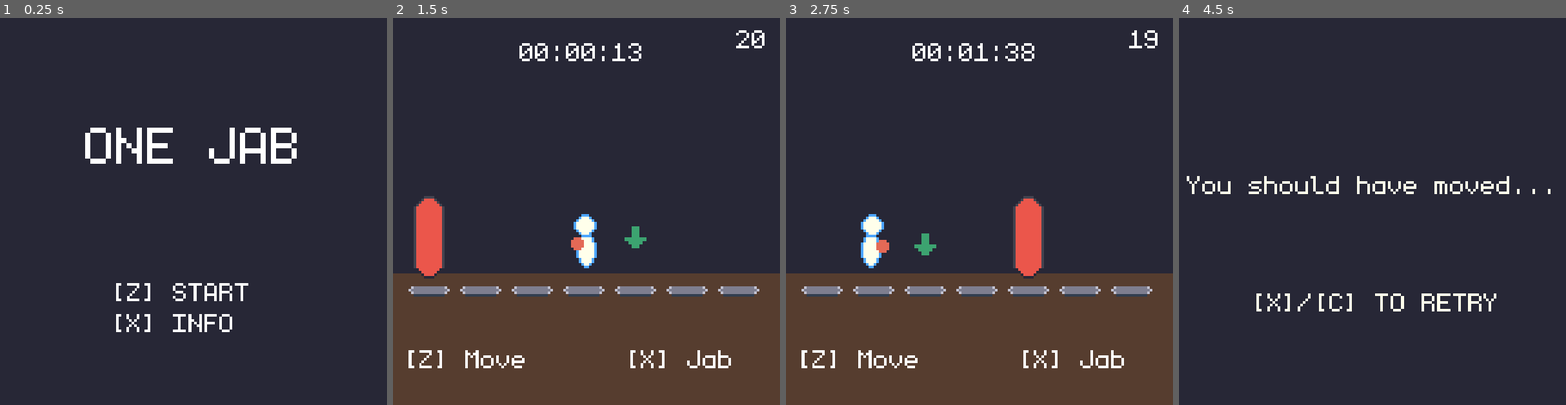
Above: before the commit, frames 1-4 (left to right).
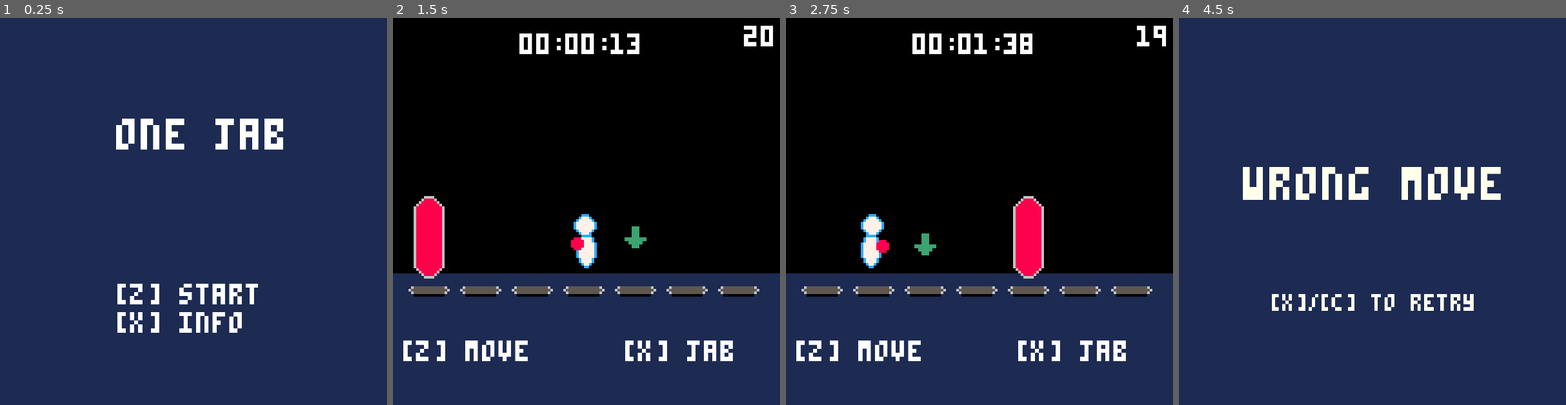
Above: after the commit, the same moments.

Repository: sugarvoid/one-jab
Game: Godot game, scene res://game/scenes/game.tscn
Same seed, same stepped clock (60 frames per second), same inputs: the game is played once before the commit and once after it.
Inputs:
- Up to frame 1 (0.25 s): no input
- Up to frame 2 (1.5 s): tap Enter at 0.5 s; hold Z (move) 0.53-1.28 s; tap X (poke) at 0.8, 1.35 s; tap Space at 1.25 s
- Up to frame 3 (2.75 s): tap Z (move) at 1.55 s; hold Z (move) from 2.03 s (still down); tap X (poke) at 2.3 s
- Up to frame 4 (4.5 s): release Z (move) at 2.78 s; tap X (poke) at 2.85, 3.8, 4.35 s; tap Z (move) at 3.05 s; hold Z (move) 3.53-4.28 s

The runs differ from the first frame. In frame 1, 99% of the frame differs, in the area x 0-100%, y 0-100%; in frame 2, 99%; in frame 3, 99%; in frame 4, 99%.

Commit message:
Change theme to pico8

Diff:
--- a/game/scenes/game.tscn
+++ b/game/scenes/game.tscn
@@ -1,6 +1,7 @@
-[gd_scene load_steps=32 format=3 uid="uid://dk7hulw0lliyx"]
+[gd_scene load_steps=33 format=3 uid="uid://dk7hulw0lliyx"]
 
 [ext_resource type="Script" path="res://game/scripts/game.gd" id="1_4mk70"]
+[ext_resource type="FontFile" uid="uid://tist4tiy7dny" path="res://game/asset/PICO-8.ttf" id="2_bfbr2"]
 [ext_resource type="FontFile" uid="uid://cnvt8vlhoyj1d" path="res://game/asset/monogram.ttf" id="2_phegq"]
 [ext_resource type="Texture2D" uid="uid://c5mg85mfs4atw" path="res://game/asset/floor_spot.png" id="3_jdgb7"]
 [ext_resource type="Texture2D" uid="uid://ctcqwbxebrbuk" path="res://game/asset/punchbag.png" id="4_b7bkk"]
@@ -177,37 +178,42 @@
 script = ExtResource("1_4mk70")
 
 [node name="StartScreen" type="Node2D" parent="."]
+visible = false
 
 [node name="ColorRect" type="ColorRect" parent="StartScreen"]
 offset_right = 155.0
 offset_bottom = 156.0
-color = Color(0.152941, 0.152941, 0.211765, 1)
+color = Color(0.113725, 0.168627, 0.32549, 1)
 
 [node name="Label4" type="Label" parent="StartScreen"]
-offset_top = 35.0
-offset_right = 150.0
-offset_bottom = 68.0
-theme_override_fonts/font = ExtResource("2_phegq")
-theme_override_font_sizes/font_size = 32
-text = "ONE JAB"
+offset_left = 41.0
+offset_top = 39.0
+offset_right = 193.0
+offset_bottom = 72.0
+scale = Vector2(0.5, 0.5)
+theme_override_fonts/font = ExtResource("2_bfbr2")
+theme_override_font_sizes/font_size = 24
+text = "one jab"
 horizontal_alignment = 1
 
 [node name="Label8" type="Label" parent="StartScreen"]
-offset_left = -5.0
-offset_top = 99.0
-offset_right = 145.0
-offset_bottom = 116.0
-theme_override_fonts/font = ExtResource("2_phegq")
-text = "[Z] START"
+offset_left = 36.0
+offset_top = 103.0
+offset_right = 186.0
+offset_bottom = 120.0
+scale = Vector2(0.5, 0.5)
+theme_override_fonts/font = ExtResource("2_bfbr2")
+text = "[Z] start"
 horizontal_alignment = 1
 
 [node name="Label9" type="Label" parent="StartScreen"]
-offset_left = -8.0
-offset_top = 111.0
-offset_right = 142.0
-offset_bottom = 128.0
-theme_override_fonts/font = ExtResource("2_phegq")
-text = "[X] INFO"
+offset_left = 33.0
+offset_top = 114.0
+offset_right = 183.0
+offset_bottom = 131.0
+scale = Vector2(0.5, 0.5)
+theme_override_fonts/font = ExtResource("2_bfbr2")
+text = "[x] info"
 horizontal_alignment = 1
 
 [node name="Info" type="Node2D" parent="StartScreen"]
@@ -216,7 +222,7 @@
 [node name="ColorRect" type="ColorRect" parent="StartScreen/Info"]
 offset_right = 155.0
 offset_bottom = 156.0
-color = Color(0.152941, 0.152941, 0.211765, 1)
+color = Color(0.113725, 0.168627, 0.32549, 1)
 
 [node name="Label8" type="Label" parent="StartScreen/Info"]
 offset_left = 20.0
@@ -253,14 +259,14 @@
 offset_top = 99.0
 offset_right = 156.0
 offset_bottom = 152.0
-color = Color(0.337255, 0.239216, 0.184314, 1)
+color = Color(0.113725, 0.168627, 0.32549, 1)
 
 [node name="ColorRect2" type="ColorRect" parent="PlayScreen"]
 offset_left = -6.0
 offset_top = -5.0
 offset_right = 166.0
 offset_bottom = 99.0
-color = Color(0.152941, 0.152941, 0.211765, 1)
+color = Color(0, 0, 0, 1)
 
 [node name="Sprite2D" type="Sprite2D" parent="PlayScreen"]
 position = Vector2(14, 106)
@@ -295,8 +301,9 @@
 offset_top = -1.0
 offset_right = 145.0
 offset_bottom = 16.0
+scale = Vector2(0.5, 0.5)
 pivot_offset = Vector2(5.725, 8.385)
-theme_override_fonts/font = ExtResource("2_phegq")
+theme_override_fonts/font = ExtResource("2_bfbr2")
 text = "50"
 horizontal_alignment = 1
 vertical_alignment = 1
@@ -311,15 +318,17 @@
 offset_top = 125.0
 offset_right = 52.0
 offset_bottom = 138.0
-theme_override_fonts/font = ExtResource("2_phegq")
-text = "[Z] Move"
+scale = Vector2(0.5, 0.5)
+theme_override_fonts/font = ExtResource("2_bfbr2")
+text = "[Z] move"
 
 [node name="LblTime" type="Label" parent="PlayScreen"]
 offset_left = 49.0
 offset_top = 6.0
 offset_right = 97.0
 offset_bottom = 19.0
-theme_override_fonts/font = ExtResource("2_phegq")
+scale = Vector2(0.5, 0.5)
+theme_override_fonts/font = ExtResource("2_bfbr2")
 text = "00:00:00"
 
 [node name="Label9" type="Label" parent="PlayScreen"]
@@ -327,8 +336,9 @@
 offset_top = 125.0
 offset_right = 140.0
 offset_bottom = 142.0
-theme_override_fonts/font = ExtResource("2_phegq")
-text = "[X] Jab"
+scale = Vector2(0.5, 0.5)
+theme_override_fonts/font = ExtResource("2_bfbr2")
+text = "[x] jab"
 
 [node name="Player" type="AnimatedSprite2D" parent="PlayScreen"]
 position = Vector2(32, 88)
@@ -355,29 +365,30 @@
 script = ExtResource("8_wx1cf")
 
 [node name="GameOver" type="Node2D" parent="."]
-visible = false
 
 [node name="ColorRect" type="ColorRect" parent="GameOver"]
 offset_right = 156.0
 offset_bottom = 153.0
-color = Color(0.152941, 0.152941, 0.211765, 1)
+color = Color(0.113725, 0.168627, 0.32549, 1)
 
 [node name="Label8" type="Label" parent="GameOver"]
-offset_left = 28.0
-offset_top = 103.0
-offset_right = 124.0
-offset_bottom = 120.0
+offset_left = 36.0
+offset_top = 107.0
+offset_right = 235.0
+offset_bottom = 124.0
+scale = Vector2(0.4, 0.4)
 theme_override_colors/font_color = Color(1, 1, 0.921569, 1)
-theme_override_fonts/font = ExtResource("2_phegq")
-text = "[X]/[C] TO RETRY"
+theme_override_fonts/font = ExtResource("2_bfbr2")
+text = "[x]/[c] to retry"
 
 [node name="LblTime" type="Label" parent="GameOver"]
-offset_top = 30.0
-offset_right = 300.0
-offset_bottom = 166.0
-scale = Vector2(0.5, 0.5)
+offset_left = 16.0
+offset_top = 37.0
+offset_right = 316.0
+offset_bottom = 173.0
+scale = Vector2(0.4, 0.4)
 theme_override_colors/font_color = Color(1, 1, 0.921569, 1)
-theme_override_fonts/font = ExtResource("2_phegq")
+theme_override_fonts/font = ExtResource("2_bfbr2")
 theme_override_font_sizes/font_size = 32
 text = "0:20:00"
 horizontal_alignment = 1
--- a/game/scripts/game.gd
+++ b/game/scripts/game.gd
@@ -101,7 +101,7 @@
 		move_bag()
 	else:
 		print("Miss punch. Game Over")
-		set_gameoever_text("You should have moved...")
+		set_gameoever_text("wrong move")
 		gameover()
 	if hits_left == 0:
 		set_gameoever_text(str("Time\n",stopwatch.get_time()))
@@ -153,5 +153,5 @@
 		player_slot += 1
 	else:
 		print("Miss movement. Game Over")
-		set_gameoever_text("You should have punched...")
+		set_gameoever_text("wrong move")
 		gameover()
Binary file added: game/asset/PICO-8.ttf
Not shown, added: game/asset/PICO-8.ttf.import
Binary file changed: game/asset/floor_spot.png
Binary file changed: game/asset/player.png
Binary file changed: game/asset/punchbag.png
